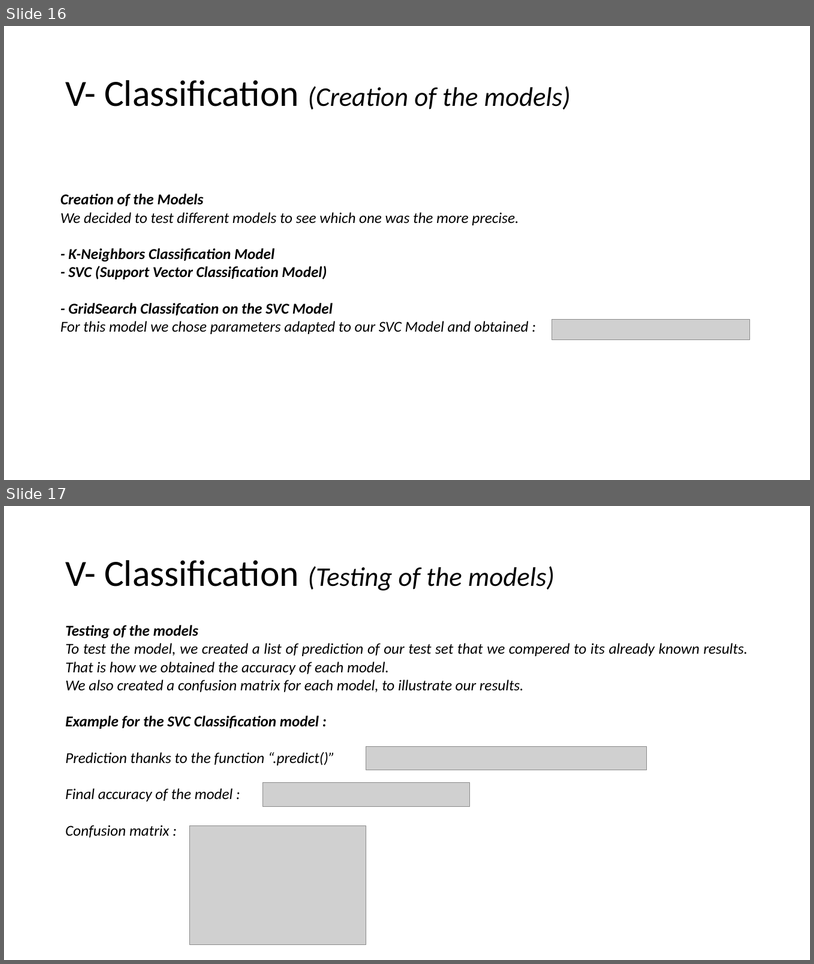
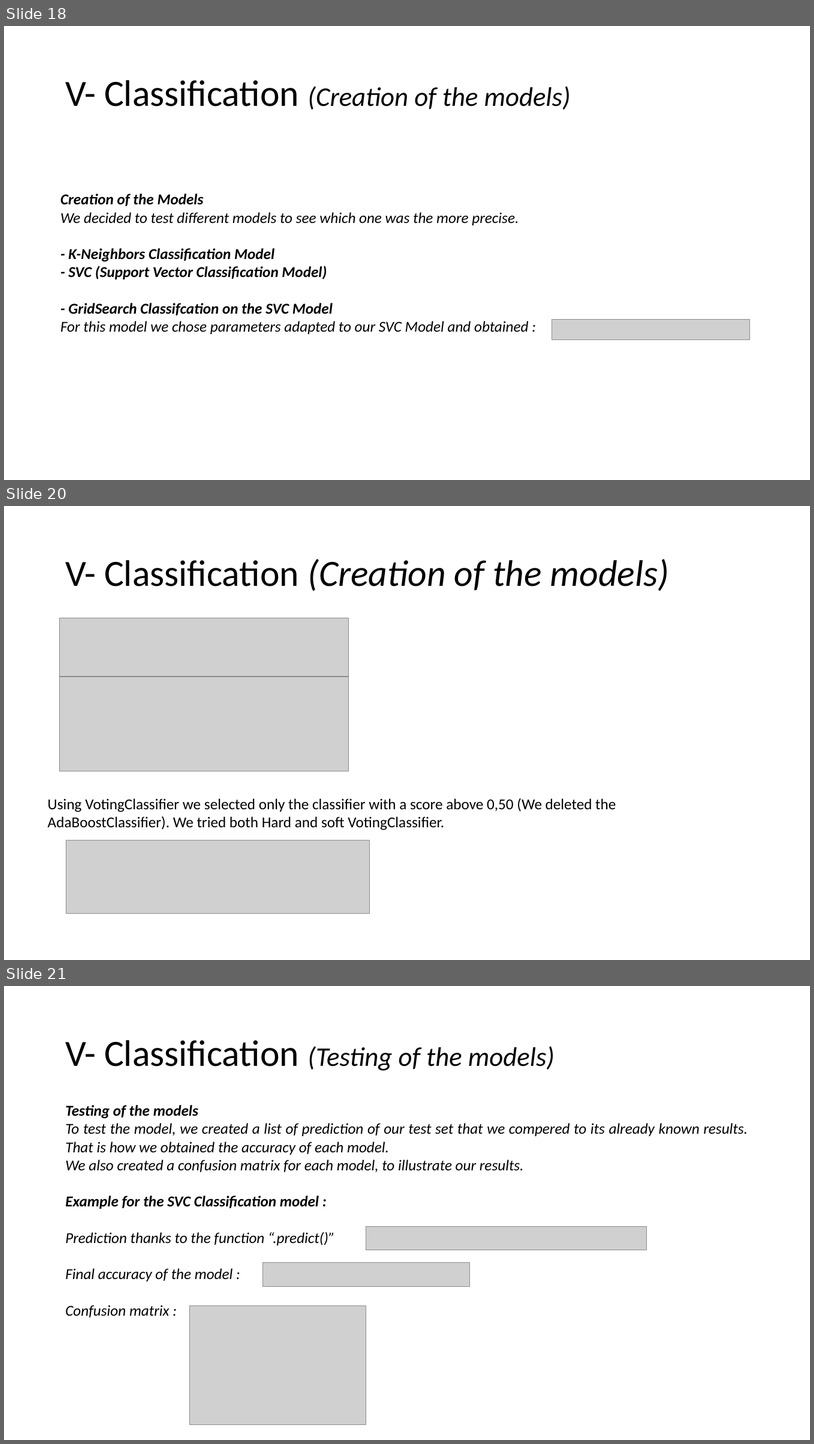
Before and after one commit to Leodespt/Projet_Python, a slide deck: Presentation_Python.pptx. Shown one above the other, each under a label of ours: slides 16 and 17 before the commit, slides 18, 20 and 21 after it; the slides between them are not shown. The pictures are 814x964 and 814x1444 pixels, drawn with LibreOffice and Linux fonts; fonts in the diff are those of the drawing; grey boxes stand for pictures. Boxes give left, top, right and bottom in pixels: in the first picture for what was removed or moved away, otherwise in the second. Text is boxed around its words. In the diff, an @@ line names an element or a change of style, - is before the commit and + after.

```diff
--- a/Presentation_Python.pptx
+++ b/Presentation_Python.pptx
@@ slide 20 added at <box>4,506,810,960</box>, background #FFFFFF @@
@@ title added at <box>65,559,669,591</box>, 44 pt, text #000000, italic @@
+V- Classification (Creation of the models)
@@ picture added at <box>60,618,349,676</box> @@
@@ picture added at <box>60,676,349,771</box> @@
@@ text added at <box>48,798,616,830</box>, 18 pt, text #000000 @@
+Using VotingClassifier we selected only the classifier with a score above 0,50 (We deleted the AdaBoostClassifier). We tried both Hard and soft VotingClassifier.
@@ picture added at <box>66,841,370,914</box> @@
@@ what was slide 16 is now slide 18 @@
@@ what was slide 17 is now slide 21 @@
```
Also in this commit, not shown: 2 slides changed, 6 other slides added, 1 slide removed, 1 other file.
